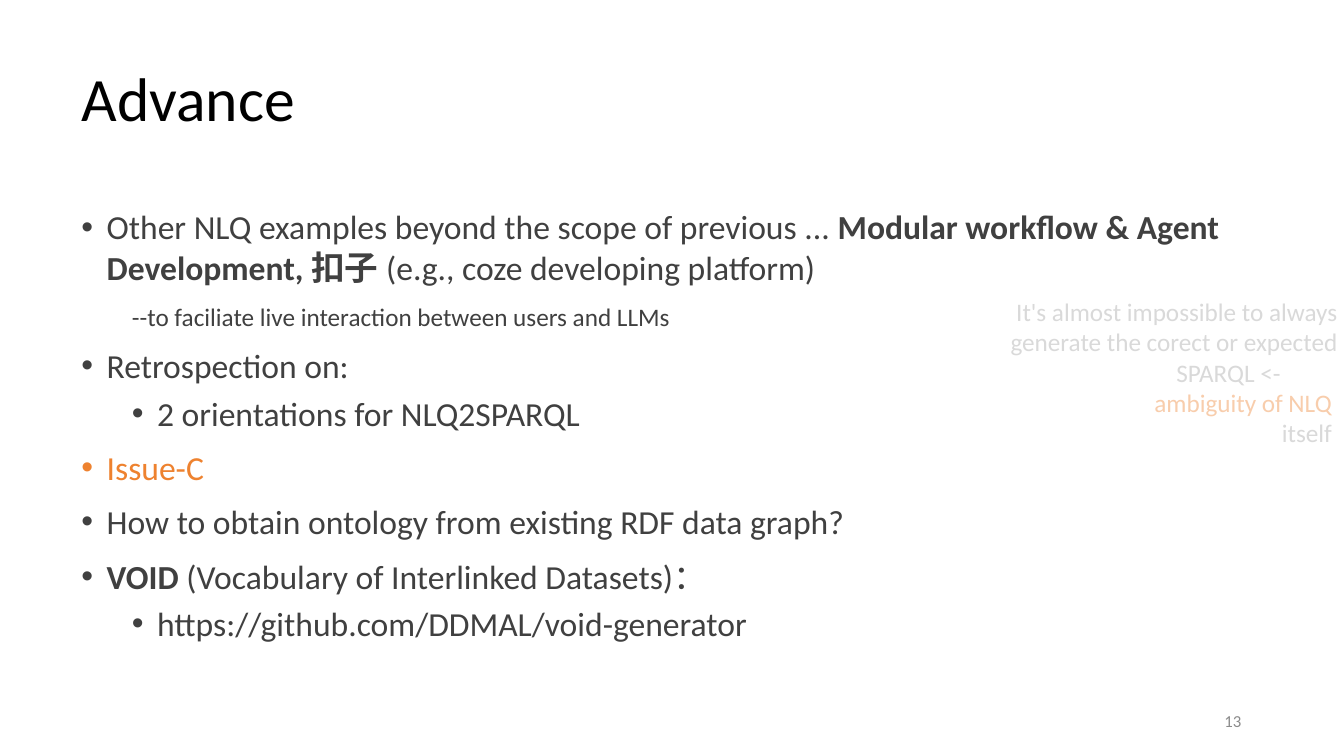
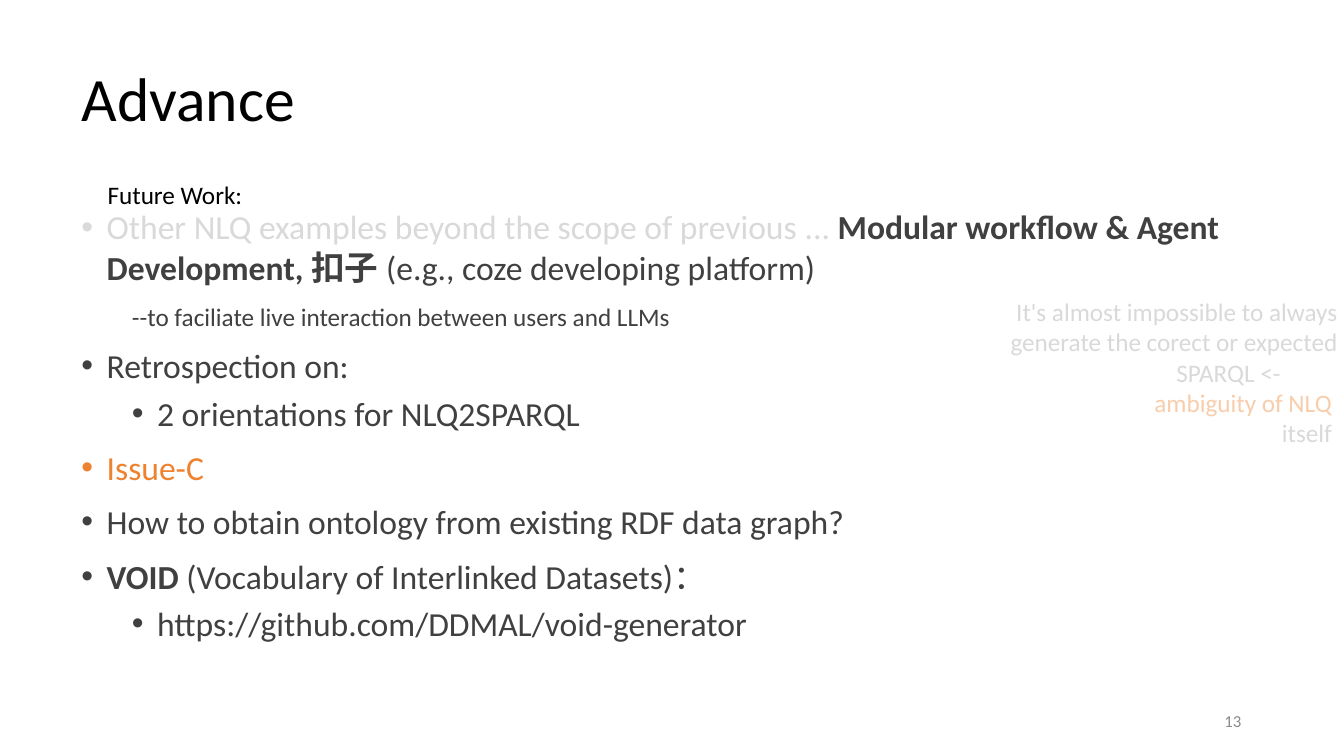
Before and after one commit to DDMAL/linkedmusic-queries, a slide deck: slide 13 of handOver_generalReviewOf_LinkedMusicQueries2024-2025.pptx. Drawn at 1344x756 pixels with LibreOffice and Linux fonts; fonts in the diff are those of the drawing. Boxes give left, top, right and bottom in pixels: in the first picture for what was removed or moved away, otherwise in the second. Text is boxed around its words. In the diff, an @@ line names an element or a change of style, - is before the commit and + after.

```diff
--- a/handOver_generalReviewOf_LinkedMusicQueries2024-2025.pptx
+++ b/handOver_generalReviewOf_LinkedMusicQueries2024-2025.pptx
@@ text at bbox=[107, 208, 1219, 286]: text colour #404040 to #D9D9D9 in "Other NLQ examples beyond the scope of ..." @@
@@ text added at bbox=[108, 186, 243, 205], 18 pt, text #000000 @@
+Future Work:
```
Also in this commit, not shown: 1 other slide changed, 1 other file.
